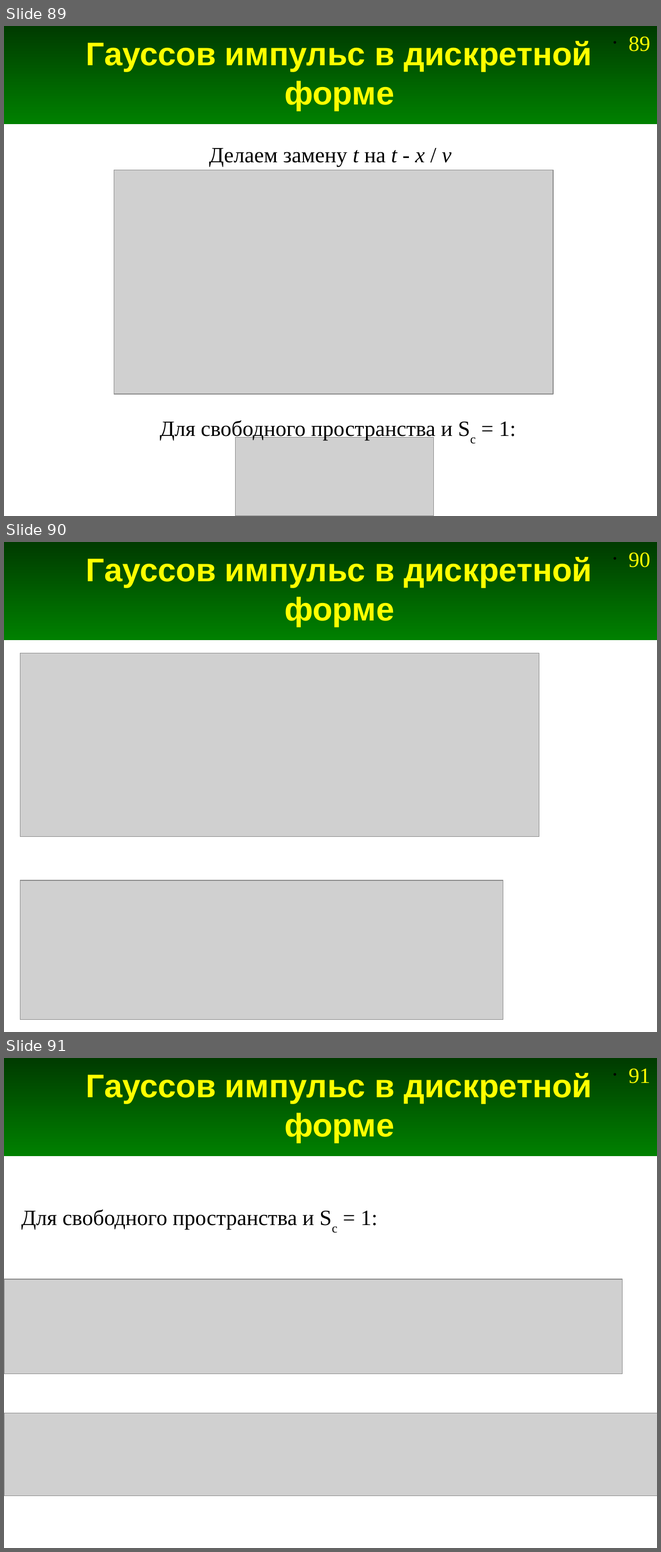
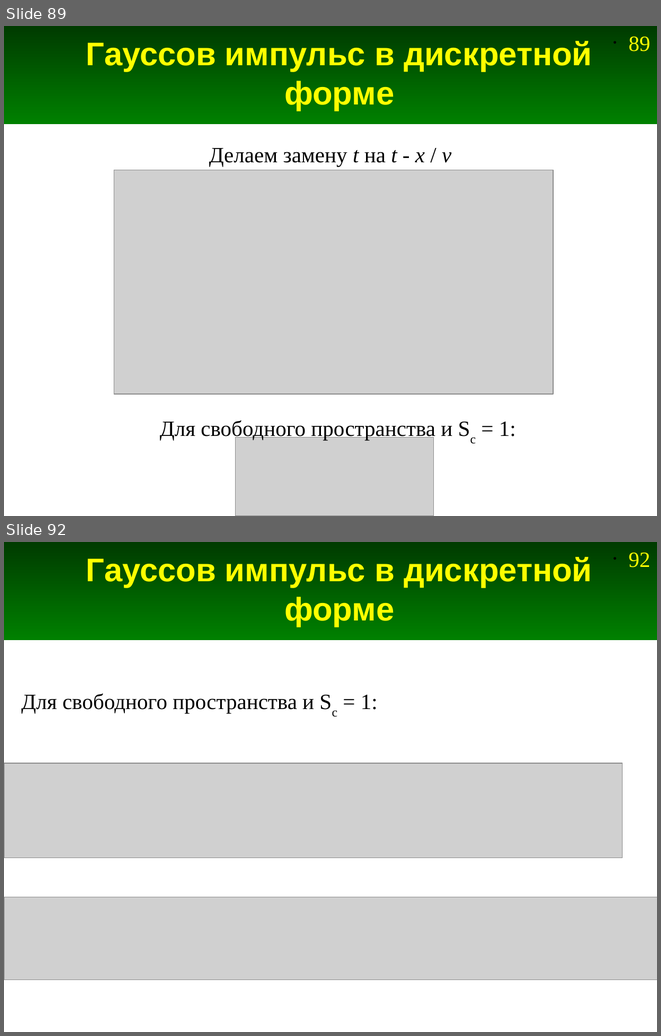
Before and after one commit to andris0147sv/modelling, a slide deck: presentations/2. FDTD.odp. Shown one above the other, each under a label of ours: slides 89, 90 and 91 before the commit, slides 89 and 92 after it; the slides between them are not shown. The pictures are 661x1552 and 661x1036 pixels, drawn with LibreOffice and Linux fonts; fonts in the diff are those of the drawing; grey boxes stand for pictures. Boxes give left, top, right and bottom in pixels: in the first picture for what was removed or moved away, otherwise in the second. Text is boxed around its words. In the diff, an @@ line names an element or a change of style, - is before the commit and + after.

```diff
--- a/presentations/2. FDTD.odp
+++ b/presentations/2. FDTD.odp
@@ slide 90 removed at (4, 542, 657, 1032), background #FFFFFF; not listed: 2 template elements that a slide beside it also shows @@
@@ title removed at (86, 557, 592, 627) @@
-Гауссов импульс в дискретной форме
@@ picture removed at (20, 653, 539, 837) @@
@@ picture removed at (20, 880, 503, 1020) @@
@@ what was slide 91 is now slide 92 @@
@@ page number at (628, 552, 650, 567): text changed @@
-• 91
+• 92
```
Also in this commit, not shown: 2 slides added, 3 other files.
